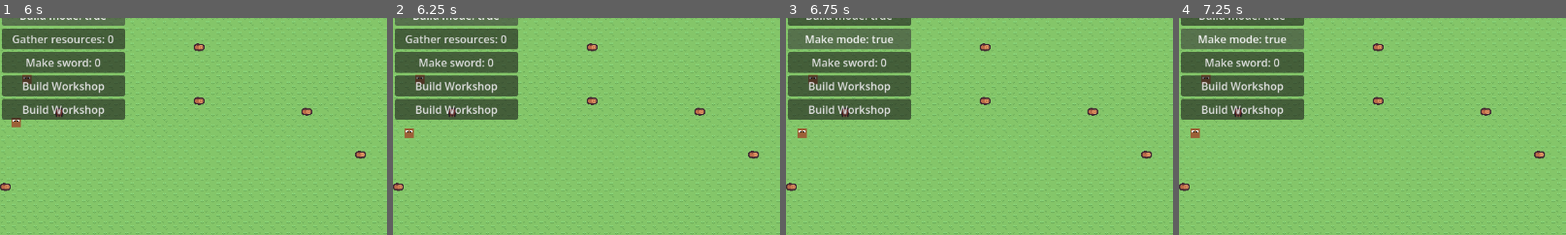
Above: before the commit, frames 1-4 (left to right).
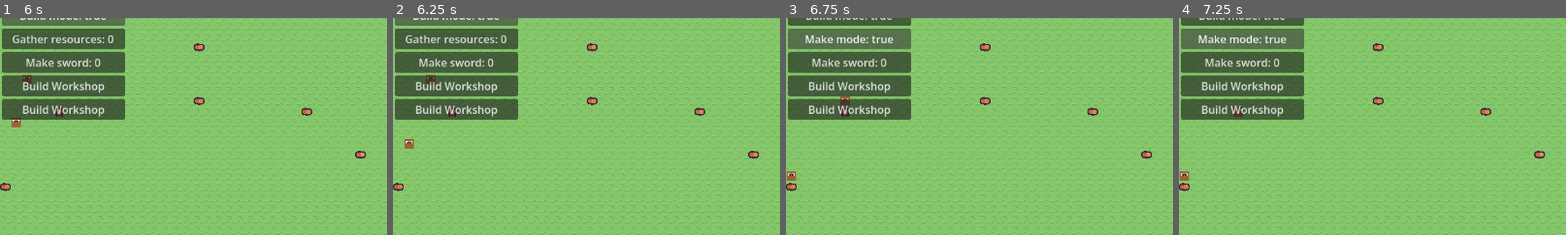
Above: after the commit, the same moments.

Repository: amandodaw/zd-prototype
Game: Godot game, scene res://scenes/world.tscn
Same seed, same stepped clock (60 frames per second), same inputs: the game is played once before the commit and once after it.
Inputs:
- Up to frame 1 (6 s): click "Build Workshop" at 0.5 s; click "Build Workshop" at 1.25 s; click "Gather resources: 0" at 2 s; click "Gather resources: true" at 2.75 s; click "Gather resources: false" at 3.5 s; click "Gather resources: 0" at 4.25 s; click "Build mode: true" at 5 s; click "Build mode: false" at 5.75 s
- Up to frame 2 (6.25 s): no input
- Up to frame 3 (6.75 s): click "Gather resources: 0" at 6.5 s
- Up to frame 4 (7.25 s): no input
The pictures show only the part of the screen within x 0-50%, y 14-64%; the shares and areas given below are measured in that part.

Frame 1 is identical in both runs. In frame 2, 0.4% of the frame differs, in the area x 3-12%, y 25-61%; in frame 3, 0.4%; in frame 4, 0.4%.

Commit message:
Implementada build action... sin bugs por ahora

Diff:
--- a/scripts/entity.gd
+++ b/scripts/entity.gd
@@ -23,13 +23,15 @@
 # ------------------------------------------------
 
 func set_astar_path() ->void:
-
+	var choosed_pos = target_pos
 	if city_comp.astar.is_point_solid(target_pos):
 		adyacent_target_pos =  choose_adjacent(target_pos)
-		if adyacent_target_pos == INVALID:
-			print("no valid path")
+		choosed_pos = adyacent_target_pos
+	if choosed_pos == INVALID:
+		print("no path to take")
+		return
 
-	path = city_comp.astar.get_id_path(grid_pos, adyacent_target_pos)
+	path = city_comp.astar.get_id_path(grid_pos, choosed_pos)
 
 func follow_path(delta : float) ->void:
 	if path.is_empty():
--- a/scripts/human.gd
+++ b/scripts/human.gd
@@ -2,9 +2,9 @@
 
 @onready var build_bar : ProgressBar = $ProgressBar
 
-var build_order : Vector2i = INVALID
-var build_type : String = ""
-var make_order : int = -1
+#var build_order : Vector2i = INVALID
+#var build_type : String = ""
+#var make_order : int = -1
 
 var workplace_cost : int = 9
 var workplace_build_progress : float = 0.0
@@ -41,7 +41,7 @@
 	check_job(delta)
 	match current_job:
 		city_comp.Tasks.BUILD:
-			pass
+			build(delta)
 		city_comp.Tasks.MAKE:
 			pass
 		city_comp.Tasks.GATHER_RESOURCES:
@@ -98,6 +98,7 @@
 			return
 		reserve_target()
 		set_astar_path()
+	#print("posicion: ", grid_pos, " adyacente: ", adyacent_target_pos, " target: ", target_pos)
 	if grid_pos == adyacent_target_pos:
 		elements_map.erase_cell(target_pos)
 		city_comp.entities.erase(target_pos)
@@ -110,6 +111,27 @@
 # BUILD
 # ------------------------------------------------
 
+func build(delta: float) -> void:
+	if target_pos == INVALID:
+		if not take_build_action():
+			print("no build order to take")
+			reset_job()
+			return
+		reserve_target()
+		set_astar_path()
+	#print("posicion: ", grid_pos, " adyacente: ", adyacent_target_pos, " target: ", target_pos)
+	if grid_pos == target_pos:
+		print("building brr brr")
+
+	follow_path(delta)
+
+func take_build_action() -> bool:
+	for build_order in city_comp.build_orders.keys():
+		if build_order not in city_comp.reserved_tiles:
+			target_pos = build_order
+			adyacent_target_pos = choose_adjacent(build_order)
+			return true
+	return false
 
 # ------------------------------------------------
 # MAKE
